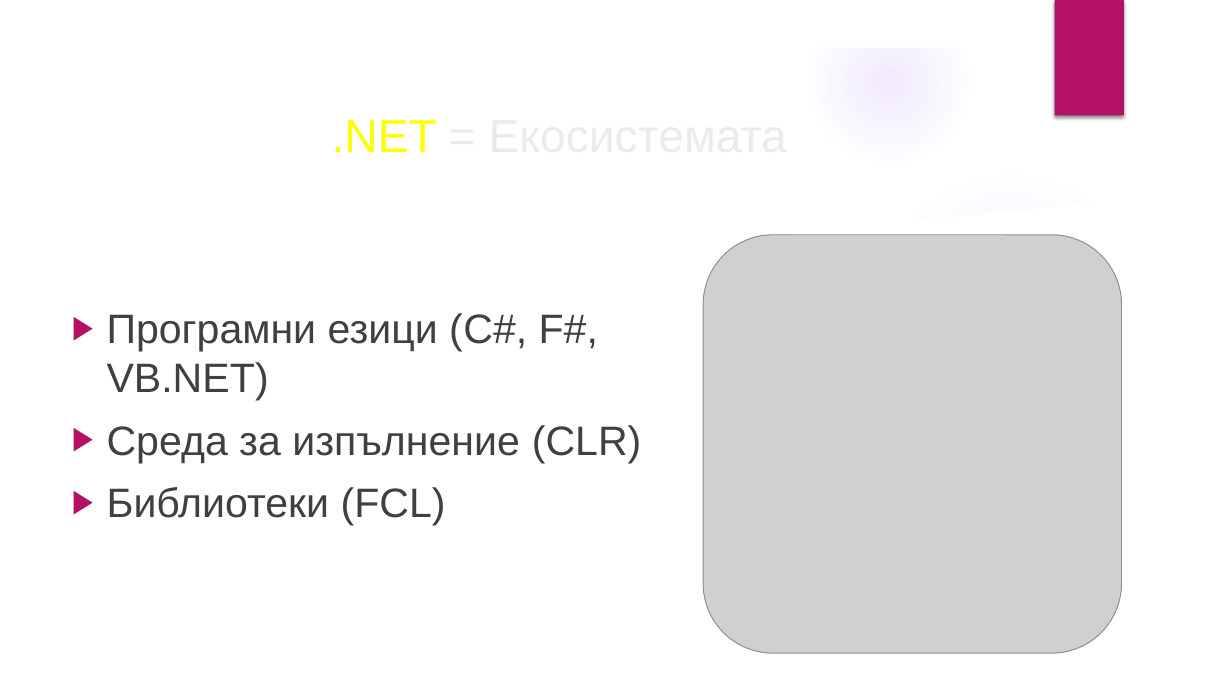
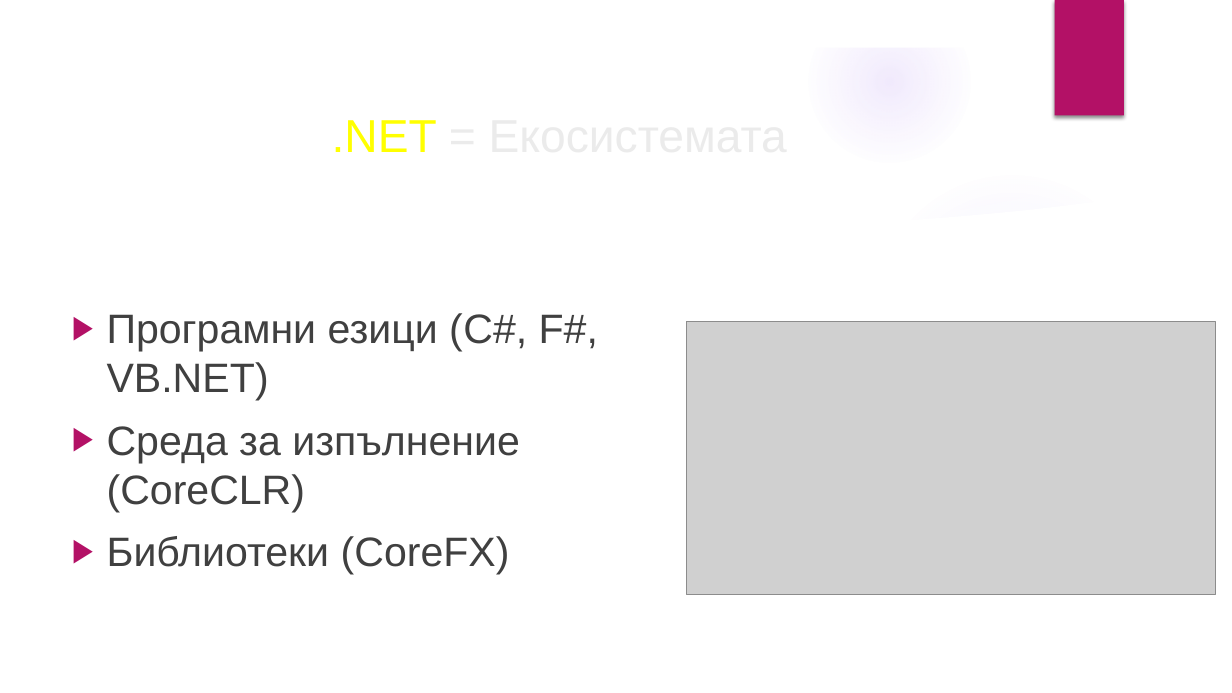
Before and after one commit to velizar92/CSharp-Programming-Presentations, a slide deck: slide 6 of C# Basics.pptx. Drawn at 1232x693 pixels with LibreOffice and Linux fonts; fonts in the diff are those of the drawing; grey boxes stand for pictures; background and template pictures are left out. Boxes give left, top, right and bottom in pixels: in the first picture for what was removed or moved away, otherwise in the second. Text is boxed around its words. In the diff, an @@ line names an element or a change of style, - is before the commit and + after.

Commit message:
Latest changes

```diff
--- a/C# Basics.pptx
+++ b/C# Basics.pptx
@@ picture: place and size @@
-picture at (703, 235, 1122, 653)
+picture at (687, 322, 1215, 594)
@@ text at (107, 426, 520, 574): text changed @@
-▶ Среда за изпълнение (CLR)
-▶ Библиотеки (FCL)
+▶ Среда за изпълнение (CoreCLR)
+▶ Библиотеки (CoreFX)
```
Also in this commit, not shown: 1 other slide changed, 1 slide added.
